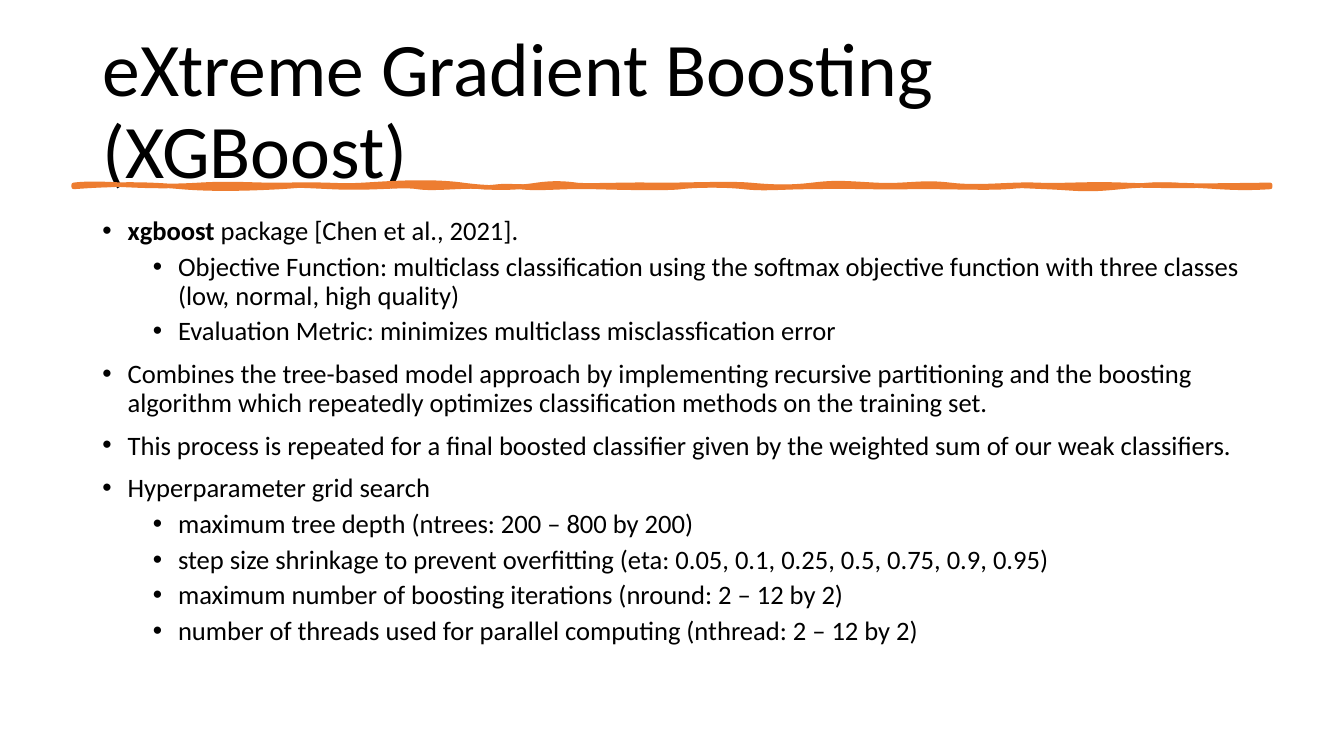
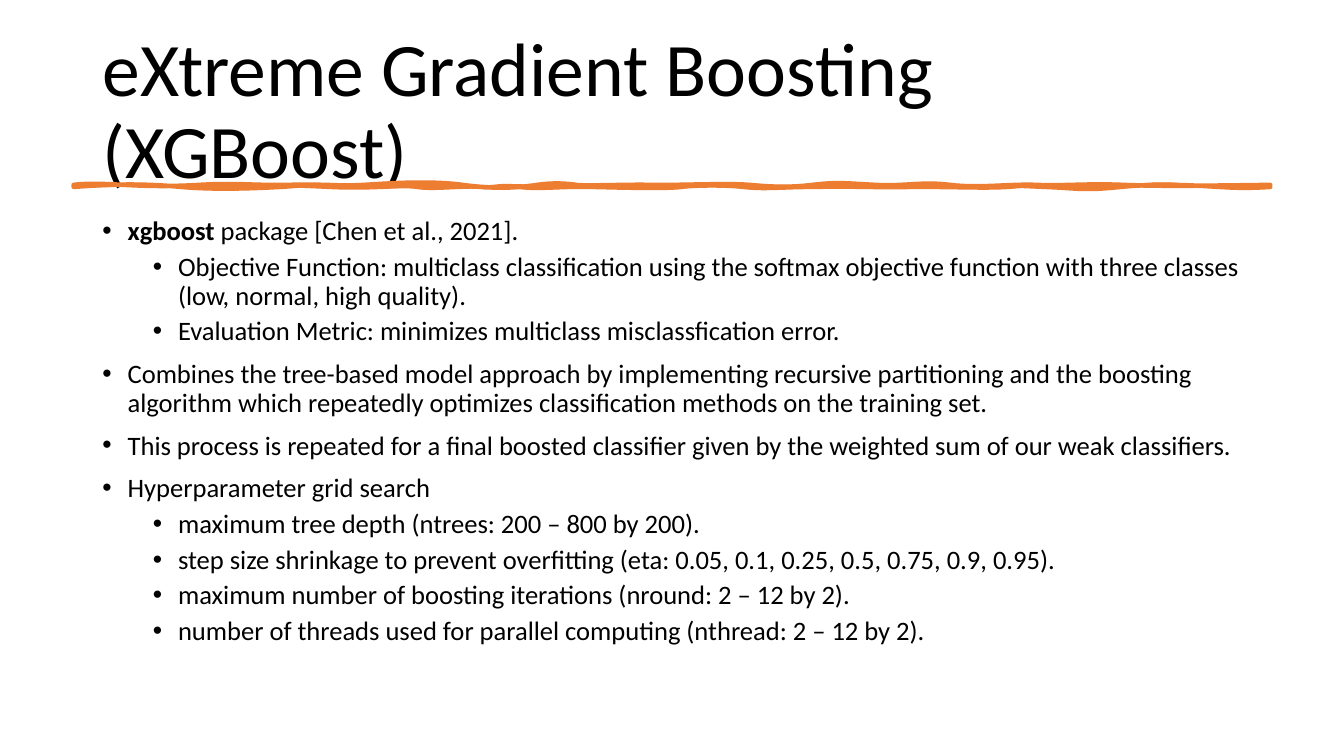
Before and after one commit to earobinson95/Statistical-Learning-Project-UNL-STAT983, a slide deck: slide 8 of presentation/final-presentation.pptx. Drawn at 1344x756 pixels with LibreOffice and Linux fonts; fonts in the diff are those of the drawing. Boxes give left, top, right and bottom in pixels: in the first picture for what was removed or moved away, otherwise in the second. Text is boxed around its words. In the diff, an @@ line names an element or a change of style, - is before the commit and + after.

```diff
--- a/presentation/final-presentation.pptx
+++ b/presentation/final-presentation.pptx
@@ text at (178, 257, 1238, 341): text changed @@
-  • Objective Function: multiclass classification using the softmax objective function with three classes (low, normal, high quality)
-  • Evaluation Metric: minimizes multiclass misclassfication error
+  • Objective Function: multiclass classification using the softmax objective function with three classes (low, normal, high quality).
+  • Evaluation Metric: minimizes multiclass misclassfication error.
@@ text at (178, 513, 1055, 645): text changed @@
-  • maximum tree depth (ntrees: 200 – 800 by 200)
-  • step size shrinkage to prevent overfitting (eta: 0.05, 0.1, 0.25, 0.5, 0.75, 0.9, 0.95)
-  • maximum number of boosting iterations (nround: 2 – 12 by 2)
-  • number of threads used for parallel computing (nthread: 2 – 12 by 2)
+  • maximum tree depth (ntrees: 200 – 800 by 200).
+  • step size shrinkage to prevent overfitting (eta: 0.05, 0.1, 0.25, 0.5, 0.75, 0.9, 0.95).
+  • maximum number of boosting iterations (nround: 2 – 12 by 2).
+  • number of threads used for parallel computing (nthread: 2 – 12 by 2).
```
Also in this commit, not shown: 8 other slides changed.
